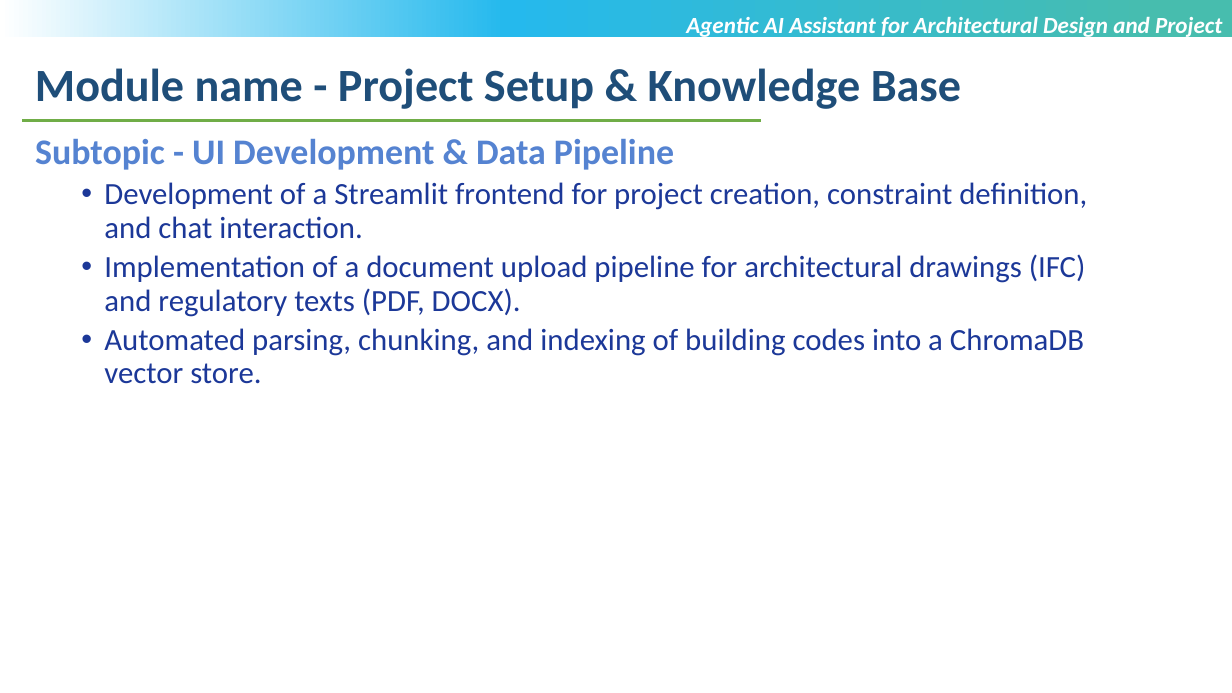
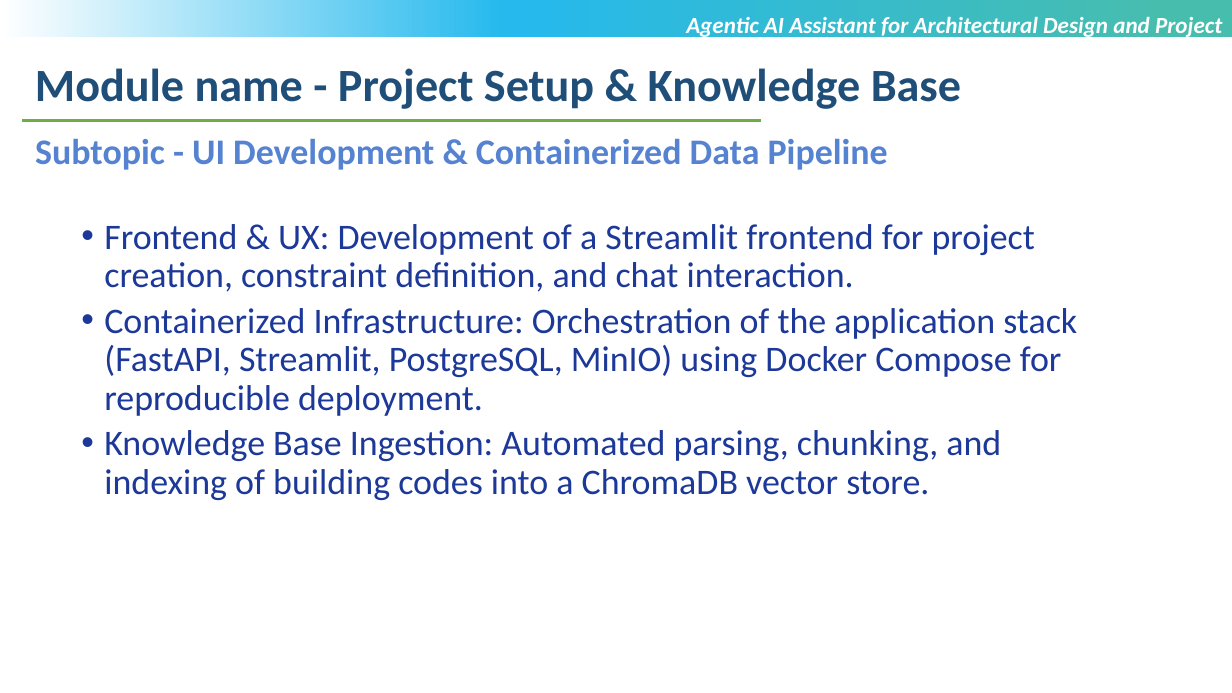
Before and after one commit to MehtaRahi/AgenticAI_Architectural_Assistant, a slide deck: slide 9 of T9998_VIT-Chennai_Rahi_Sanxipt_Mehta_Review1.pptx. Drawn at 1232x693 pixels with LibreOffice and Linux fonts; fonts in the diff are those of the drawing; background and template pictures are left out. Boxes give left, top, right and bottom in pixels: in the first picture for what was removed or moved away, otherwise in the second. Text is boxed around its words. In the diff, an @@ line names an element or a change of style, - is before the commit and + after.

Commit message:
feat: implement CI/CD pipeline, add architecture documentation, and integrate MLflow tracking server with MinIO storage

```diff
--- a/T9998_VIT-Chennai_Rahi_Sanxipt_Mehta_Review1.pptx
+++ b/T9998_VIT-Chennai_Rahi_Sanxipt_Mehta_Review1.pptx
@@ text at [35, 139, 1077, 500]: text changed; size 24 to 28 pt @@
-Subtopic - UI Development & Data Pipeline
-  • Development of a Streamlit frontend for project creation, constraint definition, and chat interaction.
-  • Implementation of a document upload pipeline for architectural drawings (IFC) and regulatory texts (PDF, DOCX).
-  • Automated parsing, chunking, and indexing of building codes into a ChromaDB vector store.
+Subtopic - UI Development & Containerized Data Pipeline
+  • Frontend & UX: Development of a Streamlit frontend for project creation, constraint definition, and chat interaction.
+  • Containerized Infrastructure: Orchestration of the application stack (FastAPI, Streamlit, PostgreSQL, MinIO) using Docker Compose for reproducible deployment.
+  • Knowledge Base Ingestion: Automated parsing, chunking, and indexing of building codes into a ChromaDB vector store.
```
Also in this commit, not shown: 3 other slides changed, 1 slide added, 6 other files.
